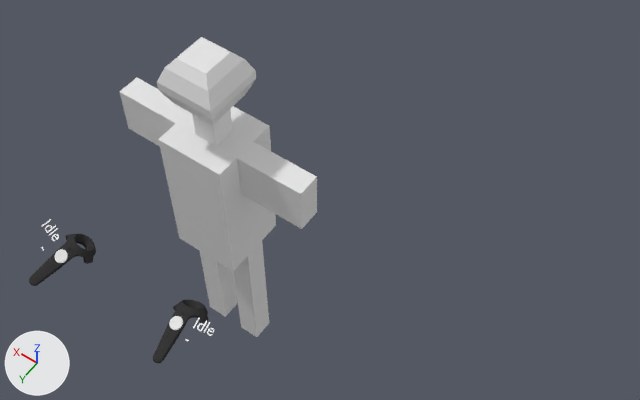
An edit to the Blender file VR-SketchPosing.blend, drawn before and after from the same camera.
Before and after are seen from a 50 mm camera at (-1.311, 1.288, 2.44) aimed at (-0.251, -0.197, 0.107). Arrows for +X, +Y and +Z are at lower left; the lights stay in place.

In view in the first picture: 'Controller.L', 'Controller.R', 'Cube', 'Text.L', 'Text.R'.
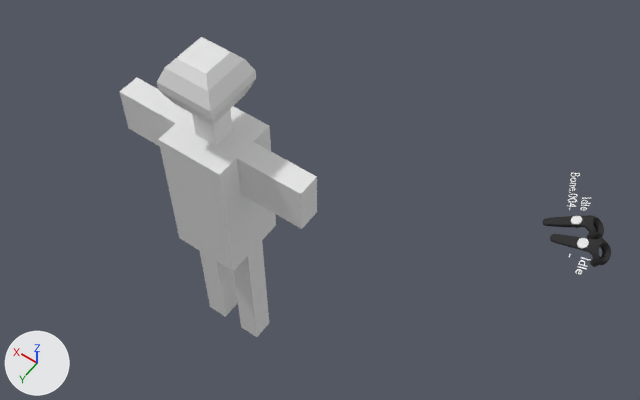
Boxes (x1, y1, x2, y2) around the edits, measured in the pictures (640 x 400 px):
'Controller.R', moved, turned: before (153, 300, 208, 364); after (550, 234, 611, 267)
'Controller.L', moved, turned: before (29, 234, 96, 286); after (543, 215, 604, 240)
'Text.L', text changed, moved, turned: before (41, 219, 59, 250); after (567, 173, 591, 211)
'Text.R', moved, turned: before (185, 318, 214, 341); after (569, 254, 590, 274)

What changed in the scene script:
```text
Change txt_text_001:
    txt_text_001.body: 'Idle\n-' -> 'Idle\nBone.004-'
Change ob_text_l:
    ob_text_l.location: (0.193, 0.46, 0.235) -> (-0.985, -0.881, -0.184)
    ob_text_l.rotation_euler: (0.315, 0.247, 2.918) -> (0.281, -0.0667, 1.918)  # degrees (18, 14, 167) -> degrees (16, -3.8, 110)
Change ob_text_r:
    ob_text_r.location: (-0.209, 0.421, 0.205) -> (-1.051, -0.795, -0.196)
    ob_text_r.rotation_euler: (0.25, -0.142, -3.059) -> (0.262, 0.259, 1.751)  # degrees (14, -8.1, -175) -> degrees (15, 15, 100)
Change ob_controller_l:
    ob_controller_l.location: (0.193, 0.46, 0.235) -> (-0.985, -0.881, -0.184)
    ob_controller_l.rotation_euler: (-1.256, 2.895, -0.223) -> (1.851, -0.0667, 1.918)  # degrees (-72, 166, -13) -> degrees (106, -3.8, 110)
Change ob_controller_r:
    ob_controller_r.location: (-0.209, 0.421, 0.205) -> (-1.051, -0.795, -0.196)
    ob_controller_r.rotation_euler: (-1.32, -3.0, 0.0822) -> (1.833, 0.259, 1.751)  # degrees (-76, -172, 4.7) -> degrees (105, 15, 100)
```
